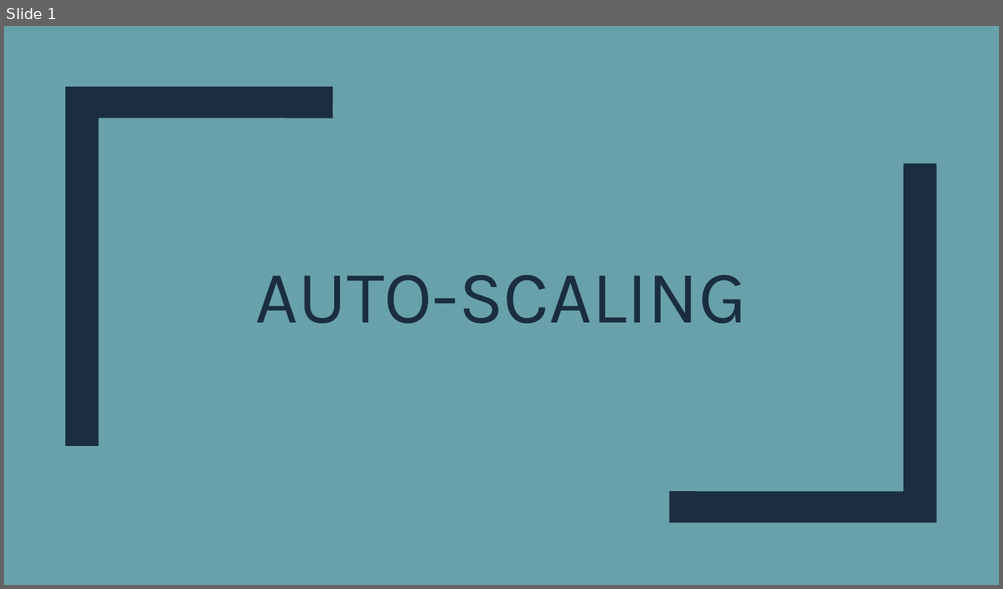
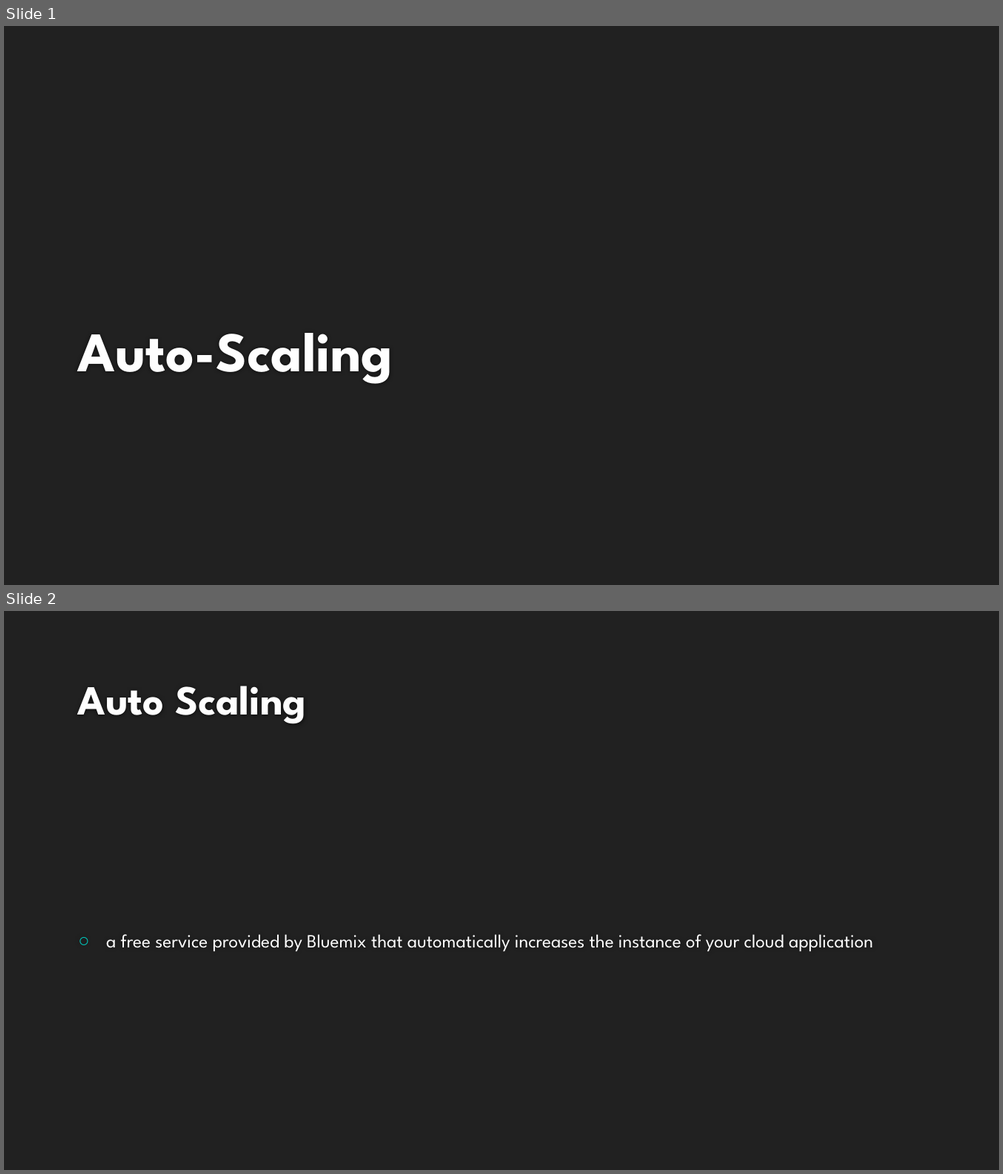
Before and after one commit to kevindomm/Auto-Scaling, a slide deck: autoscaling/Auto-Scaling.pptx. Shown one above the other, each under a label of ours: slide 1 before the commit, slides 1 and 2 after it. The pictures are 1003x589 and 1003x1174 pixels, drawn with LibreOffice and Linux fonts; fonts in the diff are those of the drawing; background and template pictures are left out. Boxes give left, top, right and bottom in pixels: in the first picture for what was removed or moved away, otherwise in the second. Text is boxed around its words. In the diff, an @@ line names an element or a change of style, - is before the commit and + after.

```diff
--- a/autoscaling/Auto-Scaling.pptx
+++ b/autoscaling/Auto-Scaling.pptx
@@ slide 2 added at [4, 611, 999, 1170], background #212121 @@
@@ title added at [77, 686, 306, 724], 40 pt, text #FEFEFE, bold @@
+Auto Scaling
@@ text added at [106, 934, 873, 952], 18 pt, text #FFFFFF @@
+○ a free service provided by Bluemix that automatically increases the instance of your cloud application
@@ slide 1 changed as well @@
@@ background #69A1AB to #212121 @@
@@ freeform shape removed at [65, 87, 333, 446] @@
@@ freeform shape removed at [669, 164, 936, 523] @@
@@ title at [77, 333, 392, 384]: text changed; size 72 to 54 pt; font Karla to League Spartan; text colour #1A2E40 to #FEFEFE; bold on @@
-AUTO-SCALING
+Auto-Scaling
```
Also in this commit, not shown: 2 other slides changed, 1 other slide added, 2 slides removed.
